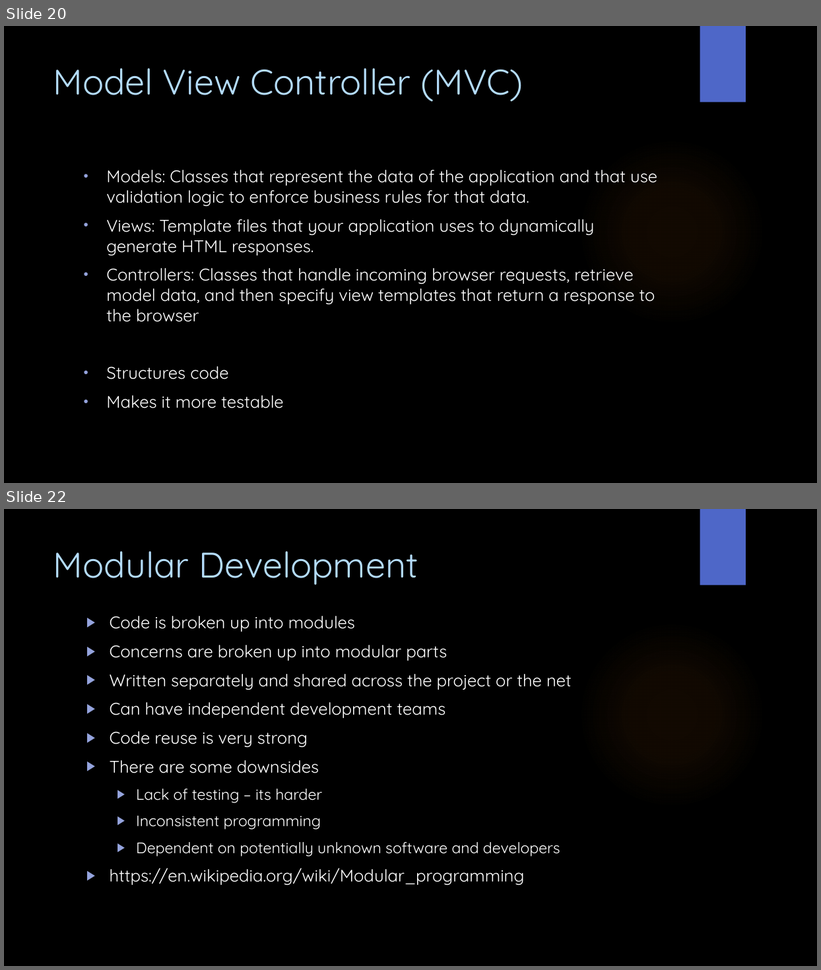
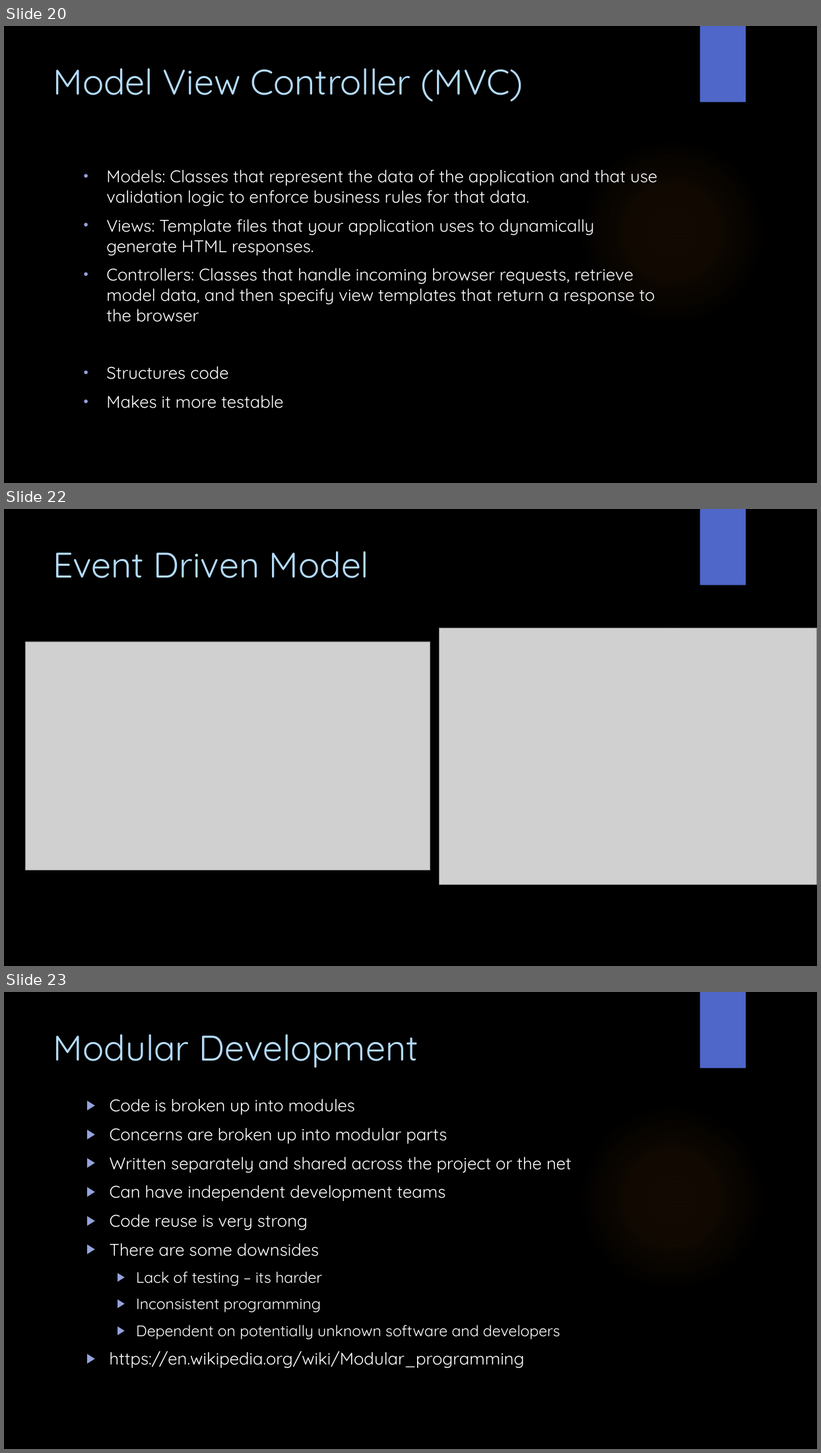
Before and after one commit to WitsSoftDev/SoftDev2016, a slide deck: Session 2/Softdev Session 2 2016.pptx. Shown one above the other, each under a label of ours: slides 20 and 22 before the commit, slides 20, 22 and 23 after it; the slides between them are not shown. The pictures are 821x970 and 821x1453 pixels, drawn with LibreOffice and Linux fonts; fonts in the diff are those of the drawing; grey boxes stand for pictures; background and template pictures are left out. Boxes give left, top, right and bottom in pixels: in the first picture for what was removed or moved away, otherwise in the second. Text is boxed around its words. In the diff, an @@ line names an element or a change of style, - is before the commit and + after.

```diff
--- a/Session 2/Softdev Session 2 2016.pptx
+++ b/Session 2/Softdev Session 2 2016.pptx
@@ slide 22 added at (4,509,817,966), background picture (left out); not listed: 2 template elements that a slide beside it also shows @@
@@ title added at (54,551,369,578), 42 pt, text #B4DCFA @@
+Event Driven Model
@@ picture added at (25,642,430,871) @@
@@ picture added at (440,628,817,885) @@
@@ what was slide 22 is now slide 23 @@
```
Also in this commit, not shown: 4 slides changed, 4 other files.
